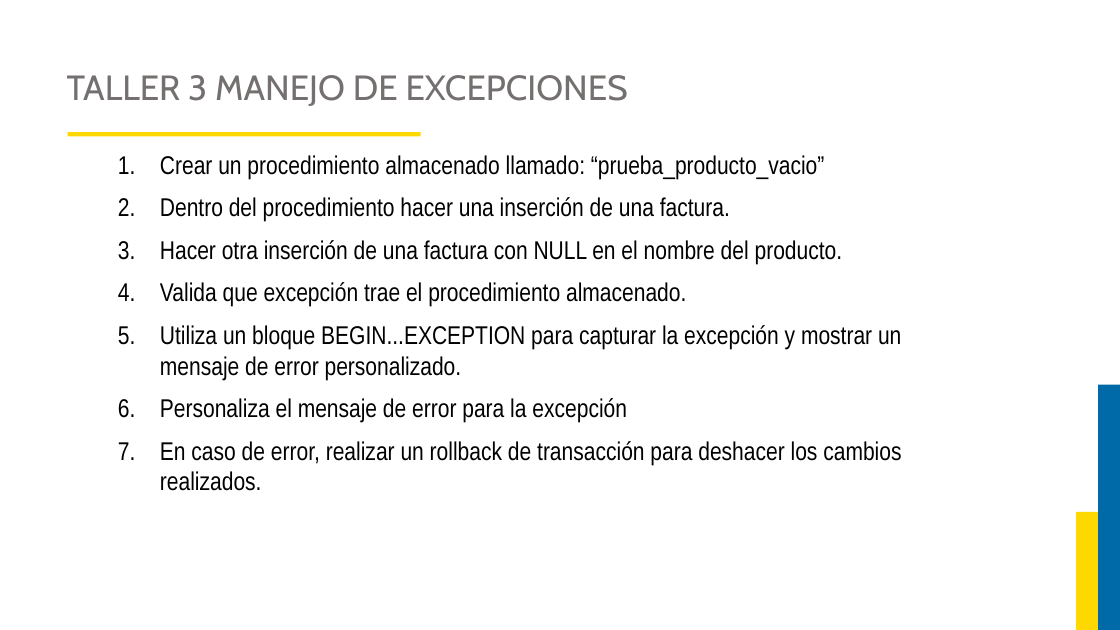
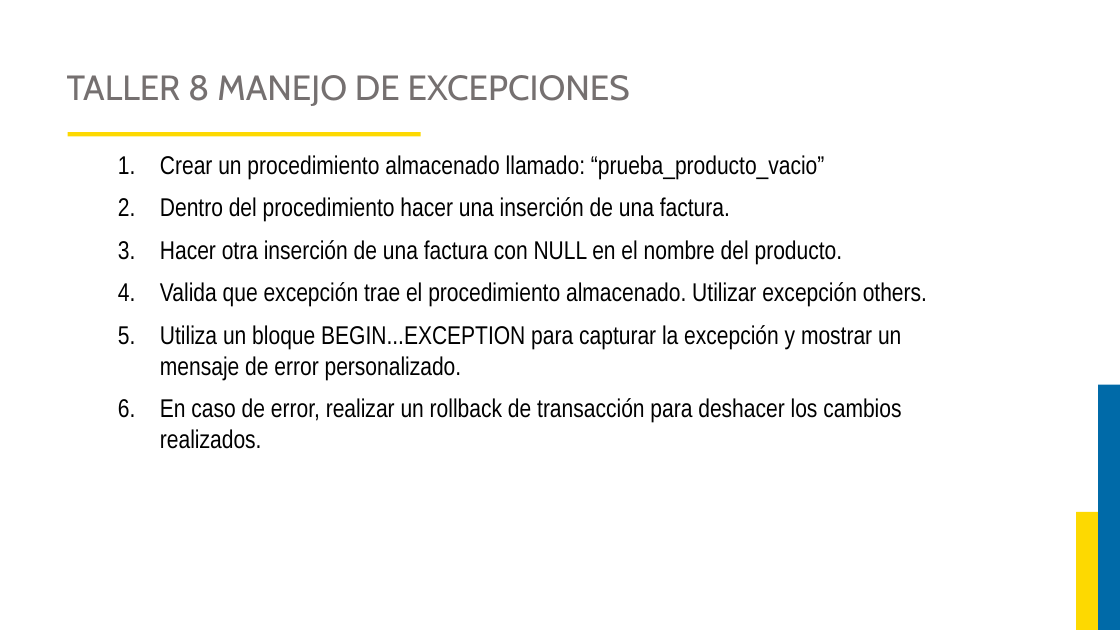
Before and after one commit to JorgeAlejandroAguirreGutierrez/proyecto-luis, a slide deck: slide 119 of Curso Base de Datos 2/DIAPOSITIVAS BASES DE DATOS 2.pptx (slide 120 before the commit). Drawn at 1120x630 pixels with LibreOffice and Linux fonts; fonts in the diff are those of the drawing; background and template pictures are left out. Boxes give left, top, right and bottom in pixels: in the first picture for what was removed or moved away, otherwise in the second. Text is boxed around its words. In the diff, an @@ line names an element or a change of style, - is before the commit and + after.

```diff
--- a/Curso Base de Datos 2/DIAPOSITIVAS BASES DE DATOS 2.pptx
+++ b/Curso Base de Datos 2/DIAPOSITIVAS BASES DE DATOS 2.pptx
@@ title at (67, 75, 630, 106): text changed @@
-TALLER 3 MANEJO DE EXCEPCIONES
+TALLER 8 MANEJO DE EXCEPCIONES
@@ text at (160, 282, 927, 307): text changed @@
-4. Valida que excepción trae el procedimiento almacenado.
+4. Valida que excepción trae el procedimiento almacenado. Utilizar excepción others.
@@ text at (160, 398, 627, 423): paragraph removed @@
-6. Personaliza el mensaje de error para la excepción
```
Also in this commit, not shown: 7 other slides changed, 1 slide added, 2 slides removed, 18 other files.
